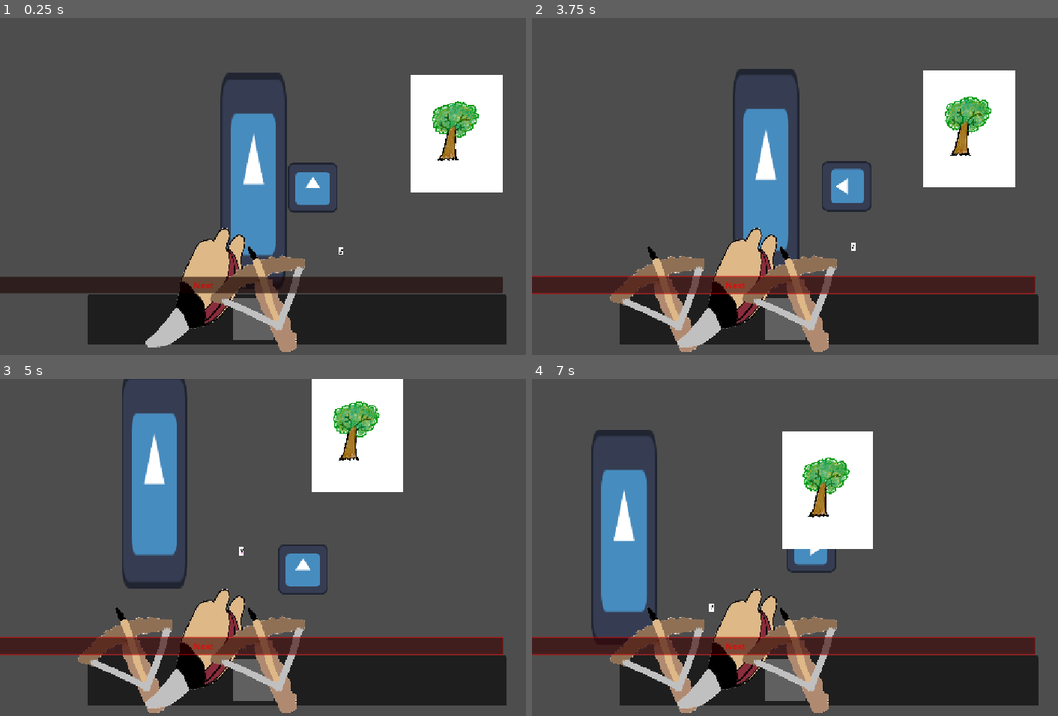
Above: before the commit, frames 1-4 (two rows, left to right).
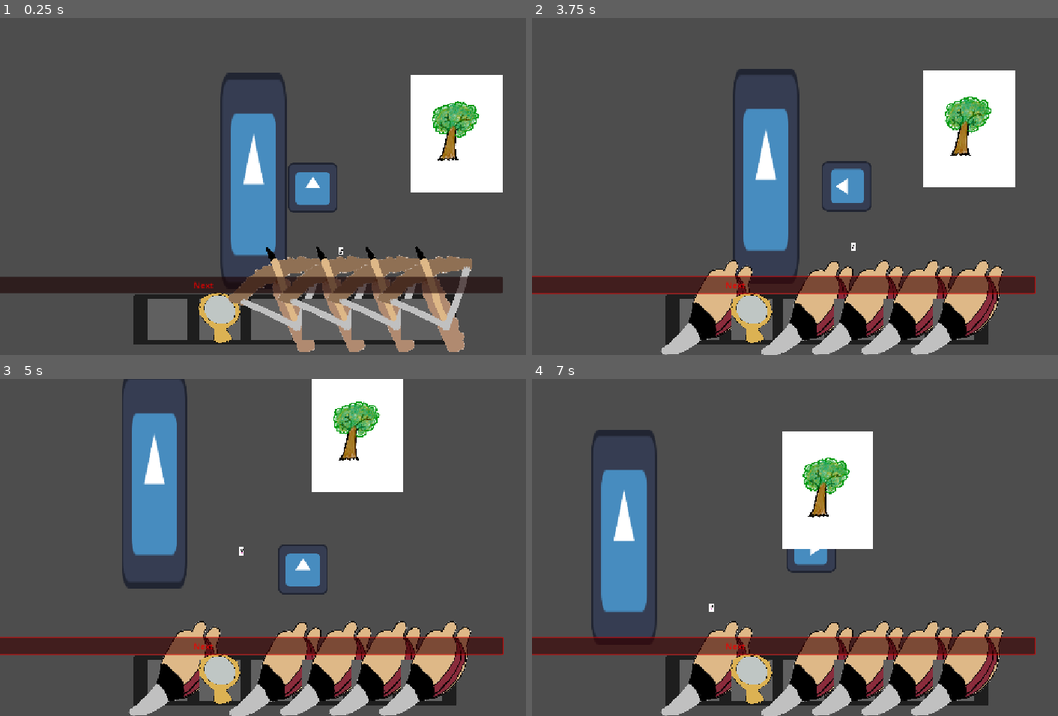
Above: after the commit, the same moments.

Repository: ygrecky/GameJam1
Game: Godot game, scene res://scenes/game_controller.tscn
The game is run twice, just before and just after one commit, with the same random seed, the same clock (stepped at 60 frames per second) and the same inputs. The engine's default icon, where the game draws it, is replaced by a stand-in: a white triangle on a blue panel in a dark square.
Inputs (mouse positions are in pixels of both pictures, inside the frame that each line leads up to):
- Up to frame 1 (0.25 s): no input
- Up to frame 2 (3.75 s): click (784, 317) at 0.52 s; click (752, 317) at 1.27 s; click "Next" at 2 s; click "Next" at 2.75 s; tap Enter at 3.5 s; hold Right (right) from 3.53 s (still down); hold 1 (Slot 1) from 3.53 s (still down)
- Up to frame 3 (5 s): release Right (right) at 4.28 s; release 1 (Slot 1) at 4.28 s; hold Down (down) from 4.28 s (still down); tap 1 (Slot 1) at 4.35 s
- Up to frame 4 (7 s): release Down (down) at 5.03 s; hold Right (right) 5.03-5.78 s; hold Space (action_1) 5.03-5.78 s; tap 1 (Slot 1) at 5.3, 5.85 s; hold Up (up) 5.78-6.53 s; hold Left (left) from 6.53 s (still down); hold 1 (Slot 1) from 6.53 s (still down)

The runs differ from the first frame. In frame 1, 16% of the frame differs, in the area x 16-97%, y 62-100%; in frame 2, 17%, in the area x 14-97%, y 62-100%; in frame 3, 17%; in frame 4, 17%.

Commit message:
inventaire

Diff:
--- /dev/null
+++ b/inventory_slot_4.gd
@@ -0,0 +1,17 @@
+extends Control
+
+@export var objet_is_unlocked = false
+
+func _use_objet():
+	pass
+
+# Called every frame. 'delta' is the elapsed time since the previous frame.
+func _process(_delta: float) -> void:
+	if Input.is_action_pressed("Slot 4"):
+		add_objet()
+		if objet_is_unlocked:
+			_use_objet()
+
+func add_objet():
+	objet_is_unlocked = true
+	$objet_texture.texture = load("res://assets/Objets/arbalète avec carreau.png")
--- /dev/null
+++ b/inventory_slot_5.gd
@@ -0,0 +1,17 @@
+extends Control
+
+@export var objet_is_unlocked = false
+
+func _use_objet():
+	pass
+
+# Called every frame. 'delta' is the elapsed time since the previous frame.
+func _process(_delta: float) -> void:
+	if Input.is_action_pressed("Slot 5"):
+		add_objet()
+		if objet_is_unlocked:
+			_use_objet()
+
+func add_objet():
+	objet_is_unlocked = true
+	$objet_texture.texture = load("res://assets/Objets/arbalète avec carreau.png")
--- /dev/null
+++ b/inventory_slot_6.gd
@@ -0,0 +1,17 @@
+extends Control
+
+@export var objet_is_unlocked = false
+
+func _use_objet():
+	pass
+
+# Called every frame. 'delta' is the elapsed time since the previous frame.
+func _process(_delta: float) -> void:
+	if Input.is_action_pressed("Slot 6"):
+		add_objet()
+		if objet_is_unlocked:
+			_use_objet()
+
+func add_objet():
+	objet_is_unlocked = true
+	$objet_texture.texture = load("res://assets/Objets/arbalète avec carreau.png")
--- a/scenes/inventaire.tscn
+++ b/scenes/inventaire.tscn
@@ -3,8 +3,8 @@
 [ext_resource type="Script" uid="uid://d1yqfdyehesd4" path="res://scripts/inventory_slot_1.gd" id="1_1ntmo"]
 [ext_resource type="Texture2D" uid="uid://bpubtjeqx4gp6" path="res://assets/Inventaire_texture.png" id="1_o536d"]
 [ext_resource type="Script" uid="uid://df0pytvpnva4" path="res://scripts/inventory_slot_2.gd" id="3_8anfk"]
-[ext_resource type="Texture2D" uid="uid://bvjfbdh3ig1ml" path="res://assets/Objets/soufflet ouvert.png" id="4_o536d"]
 [ext_resource type="Texture2D" uid="uid://dcyf6utmlrbcl" path="res://assets/slot_texture.png" id="5_c2fa3"]
+[ext_resource type="Texture2D" uid="uid://bnsonebirbl84" path="res://assets/Objets/miroir.png" id="5_seaqq"]
 [ext_resource type="Texture2D" uid="uid://dh54uq3krx6kc" path="res://assets/Objets/arbalète avec carreau.png" id="5_tnoi0"]
 
 [node name="Inventaire" type="CanvasLayer" unique_id=1760829572]
@@ -19,30 +19,39 @@
 
 [node name="Inventaire_texture" type="TextureRect" parent="Control" unique_id=1869920248]
 layout_mode = 0
-offset_left = -523.0
+offset_left = -428.0
 offset_top = 202.0
-offset_right = 329.0
+offset_right = 228.0
 offset_bottom = 536.0
 texture = ExtResource("1_o536d")
 expand_mode = 1
 
 [node name="Inventaire_grid" type="GridContainer" parent="Control" unique_id=631339406]
 layout_mode = 0
-offset_left = 38.0
+offset_left = 151.0
 offset_top = 69.0
-offset_right = 78.0
+offset_right = 191.0
 offset_bottom = 109.0
 
 [node name="Slot_1" type="Control" parent="Control/Inventaire_grid" unique_id=309470050]
 layout_mode = 2
 script = ExtResource("1_1ntmo")
 
+[node name="TextureButton" type="TextureButton" parent="Control/Inventaire_grid/Slot_1" unique_id=1970885616]
+layout_mode = 0
+offset_left = -533.0
+offset_top = 233.0
+offset_right = -455.0
+offset_bottom = 312.0
+texture_normal = ExtResource("5_c2fa3")
+stretch_mode = 0
+
 [node name="objet_texture" type="TextureRect" parent="Control/Inventaire_grid/Slot_1" unique_id=2111044478]
 visibility_layer = 512
 layout_mode = 0
-offset_left = -558.0
+offset_left = -576.0
 offset_top = 114.0
-offset_right = -356.0
+offset_right = -374.0
 offset_bottom = 365.0
 expand_mode = 1
 
@@ -50,13 +59,22 @@
 layout_mode = 2
 script = ExtResource("3_8anfk")
 
+[node name="TextureButton2" type="TextureButton" parent="Control/Inventaire_grid/Slot_2" unique_id=145422534]
+layout_mode = 0
+offset_left = -432.0
+offset_top = 229.0
+offset_right = -354.0
+offset_bottom = 308.0
+texture_normal = ExtResource("5_c2fa3")
+stretch_mode = 0
+
 [node name="objet_texture" type="TextureRect" parent="Control/Inventaire_grid/Slot_2" unique_id=1971636118]
 layout_mode = 0
-offset_left = -431.0
-offset_top = 36.0
-offset_right = -212.0
-offset_bottom = 354.0
-texture = ExtResource("4_o536d")
+offset_left = -438.0
+offset_top = 216.0
+offset_right = -352.0
+offset_bottom = 315.0
+texture = ExtResource("5_seaqq")
 expand_mode = 1
 
 [node name="Slot_3" type="Control" parent="Control/Inventaire_grid" unique_id=1152076168]
@@ -65,19 +83,88 @@
 
 [node name="TextureButton" type="TextureButton" parent="Control/Inventaire_grid/Slot_3" unique_id=1450064920]
 layout_mode = 0
-offset_left = -255.0
-offset_top = 224.0
-offset_right = -177.0
-offset_bottom = 303.0
+offset_left = -333.0
+offset_top = 225.0
+offset_right = -255.0
+offset_bottom = 304.0
 texture_normal = ExtResource("5_c2fa3")
 stretch_mode = 0
 
 [node name="objet_texture" type="TextureRect" parent="Control/Inventaire_grid/Slot_3" unique_id=1450138734]
 visibility_layer = 512
 layout_mode = 0
-offset_left = -304.0
-offset_top = 106.0
-offset_right = -102.0
-offset_bottom = 357.0
+offset_left = -382.0
+offset_top = 107.0
+offset_right = -180.0
+offset_bottom = 358.0
 texture = ExtResource("5_tnoi0")
 expand_mode = 1
+
+[node name="Slot_4" type="Control" parent="Control/Inventaire_grid" unique_id=410106739]
+layout_mode = 2
+script = ExtResource("1_1ntmo")
+
+[node name="TextureButton" type="TextureButton" parent="Control/Inventaire_grid/Slot_4" unique_id=1467457548]
+layout_mode = 0
+offset_left = -236.0
+offset_top = 221.0
+offset_right = -158.0
+offset_bottom = 300.0
+texture_normal = ExtResource("5_c2fa3")
+stretch_mode = 0
+
+[node name="objet_texture" type="TextureRect" parent="Control/Inventaire_grid/Slot_4" unique_id=1682551733]
+visibility_layer = 512
+layout_mode = 0
+offset_left = -286.0
+offset_top = 102.0
+offset_right = -84.0
+offset_bottom = 353.0
+texture = ExtResource("5_tnoi0")
+expand_mode = 1
+
+[node name="Slot_5" type="Control" parent="Control/Inventaire_grid" unique_id=1737587880]
+layout_mode = 2
+script = ExtResource("1_1ntmo")
+
+[node name="TextureButton" type="TextureButton" parent="Control/Inventaire_grid/Slot_5" unique_id=1950215276]
+layout_mode = 0
+offset_left = -140.0
+offset_top = 217.0
+offset_right = -62.0
+offset_bottom = 296.0
+texture_normal = ExtResource("5_c2fa3")
+stretch_mode = 0
+
+[node name="objet_texture" type="TextureRect" parent="Control/Inventaire_grid/Slot_5" unique_id=1439117912]
+visibility_layer = 512
+layout_mode = 0
+offset_left = -191.0
+offset_top = 98.0
+offset_right = 11.0
+offset_bottom = 349.0
+texture = ExtResource("5_tnoi0")
+expand_mode = 1
+
+[node name="Slot_6" type="Control" parent="Control/Inventaire_grid" unique_id=1367112179]
+layout_mode = 2
+script = ExtResource("1_1ntmo")
+
+[node name="TextureButton" type="TextureButton" parent="Control/Inventaire_grid/Slot_6" unique_id=516366019]
+layout_mode = 0
+offset_left = -45.0
+offset_top = 213.0
+offset_right = 33.0
+offset_bottom = 292.0
+texture_normal = ExtResource("5_c2fa3")
+stretch_mode = 0
+
+[node name="objet_texture" type="TextureRect" parent="Control/Inventaire_grid/Slot_6" unique_id=1924192589]
+visibility_layer = 512
+layout_mode = 0
+offset_left = -95.0
+offset_top = 94.0
+offset_right = 107.0
+offset_bottom = 345.0
+texture = ExtResource("5_tnoi0")
+expand_mode = 1
--- a/scripts/inventory_slot_1.gd
+++ b/scripts/inventory_slot_1.gd
@@ -14,4 +14,4 @@
 
 func add_objet():
 	objet_is_unlocked = true
-	$objet_texture.texture = load("res://assets/Objets/arbalète avec carreau.png")
+	$objet_texture.texture = load("res://assets/Objets/soufflet ouvert.png")
--- a/scripts/inventory_slot_2.gd
+++ b/scripts/inventory_slot_2.gd
@@ -14,4 +14,4 @@
 
 func add_objet():
 	objet_is_unlocked = true
-	$objet_texture.texture = load("res://assets/Objets/arbalète avec carreau.png")
+	$objet_texture.texture = load("res://assets/Objets/miroir.png")
--- /dev/null
+++ b/scripts/inventory_slot_3.gd
@@ -0,0 +1,17 @@
+extends Control
+
+@export var objet_is_unlocked = false
+
+func _use_objet():
+	pass
+
+# Called every frame. 'delta' is the elapsed time since the previous frame.
+func _process(_delta: float) -> void:
+	if Input.is_action_pressed("Slot 3"):
+		add_objet()
+		if objet_is_unlocked:
+			_use_objet()
+
+func add_objet():
+	objet_is_unlocked = true
+	$objet_texture.texture = load("res://assets/Objets/arbalète avec carreau.png")
Not shown, added: assets/Objets/horloge.png.import
Not shown, added: inventory_slot_4.gd.uid
Not shown, added: inventory_slot_5.gd.uid
Not shown, added: inventory_slot_6.gd.uid
Not shown, added: scripts/inventory_slot_3.gd.uid
